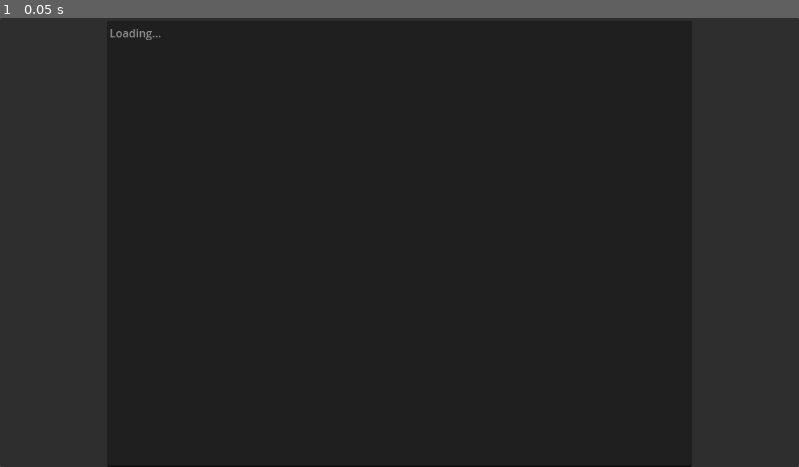
Above: before the commit, frame 1.
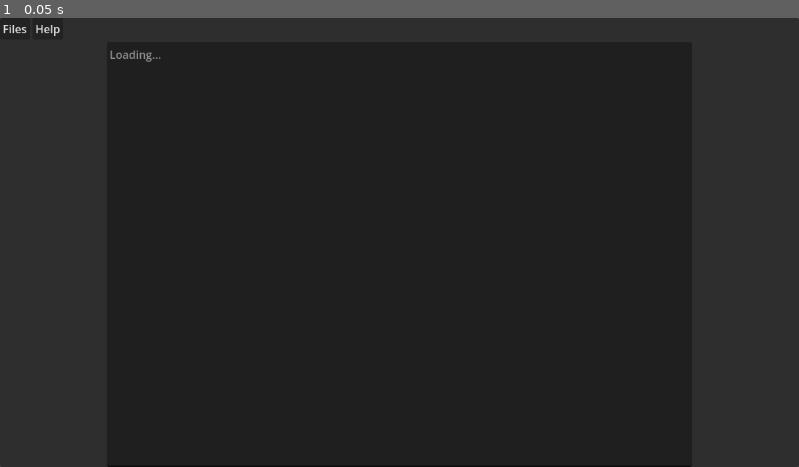
Above: after the commit, the same moment.

Repository: erwan-privat/unmix-gui
Game: Godot game, scene res://main.tscn
Two runs of this game, one before a commit and one after it. Both use one fixed random seed, a clock stepped at 60 frames per second and the inputs below.
Inputs:
- Up to frame 1 (0.05 s): no input

The runs differ from the first frame. In frame 1, 0.2% of the frame differs, in the area x 0-21%, y 1-10%.
Error before the commit: Parse Error: Expected indented block after function declaration. (res://menu_bar.gd:20)

Commit message:
Programmatic UI

Diff:
--- a/src/main.tscn
+++ b/src/main.tscn
@@ -15,6 +15,7 @@
 layout_mode = 2
 
 [node name="MenuBar" type="MenuBar" parent="VBoxContainer"]
+unique_name_in_owner = true
 layout_mode = 2
 script = ExtResource("2_dq8v7")
 
--- a/src/menu_bar.gd
+++ b/src/menu_bar.gd
@@ -1,28 +1,66 @@
 extends MenuBar
+
+const SEP := "-"
+const SK := "shortcut"
+const CB := "callback"
 
 var menu = {
 	"Files": {
-		"Open...": _on_files_open,
-		"-": null,
-		"Quit": _on_files_quit,
+		"Open...": {
+			SK: "open",
+			CB: _on_files_open,
 		},
+		SEP: null,
+		"Quit": {
+			SK: "quit",
+			CB: _on_files_quit,
+		},
+	},
 	"Help": {
-		"GitHub page (web)": _on_help_github,
-		"About": _on_help_about,
+		"GitHub page (web)": {
+			SK: "github",
+			CB: _on_help_github,
+		},
+		"About": {
+			SK: "help",
+			CB: _on_help_about,
+		},
 	},
 }
 
 
 func _ready() -> void:
+	for m in menu:
+		var pop := PopupMenu.new()
+		pop.name = m
+
+		var ix:= 0
+		for key in menu[m]:
+			if key == SEP:
+				pop.add_separator()
+			else:
+				var sc = Shortcut.new()
+				pop.add_item(key)
+				# FIXME setup shortcuts
+				#pop.set_item_shortcut(ix, Shortcut.new())
+			++ix
+
+		pop.index_pressed.connect(func (i: int):
+			var sm = menu[m].keys()[i]
+			menu[m][sm].callback.call()
+		)
+		%MenuBar.add_child(pop)
+
+
+func _on_index_pressed(cat, index) -> void:
+	print(cat, index)
 	pass
 
 
-func _on_index_pressed(cat, index) -> void:
-
-
-
 func _on_files_open() -> void:
-	$Files/Open.popup()
+	var fd := FileDialog.new()
+	fd.file_mode = FileDialog.FILE_MODE_OPEN_FILES
+	fd.popup()
 
 
 func _on_files_quit() -> void:
